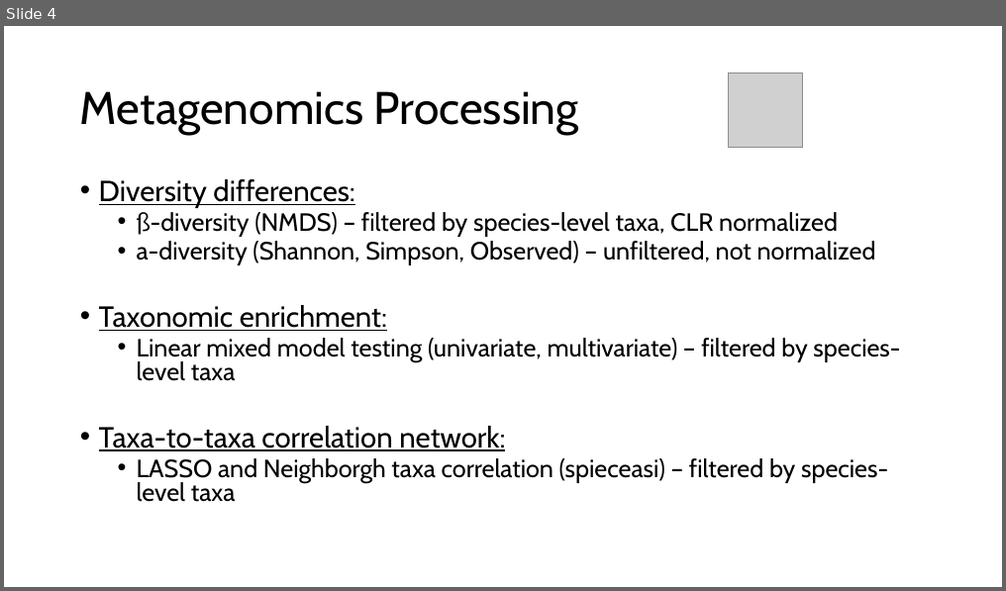
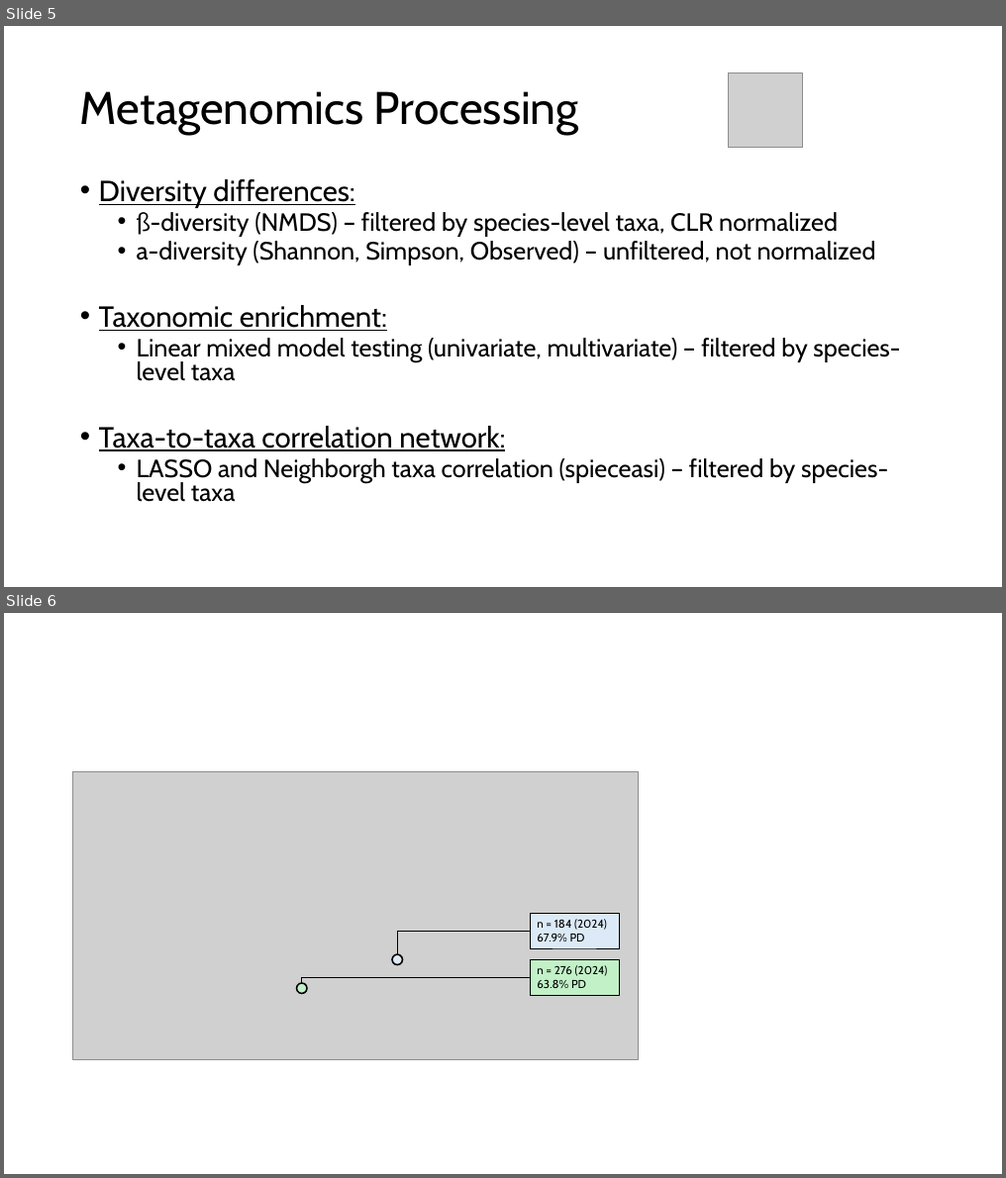
Before and after one commit to dcm9123/MIGUT, a slide deck: PD_update_june_2_2026.pptx. Shown one above the other, each under a label of ours: slide 4 before the commit, slides 5 and 6 after it. The pictures are 1006x591 and 1006x1178 pixels, drawn with LibreOffice and Linux fonts; fonts in the diff are those of the drawing; grey boxes stand for pictures. Boxes give left, top, right and bottom in pixels: in the first picture for what was removed or moved away, otherwise in the second. Text is boxed around its words. In the diff, an @@ line names an element or a change of style, - is before the commit and + after.

```diff
--- a/PD_update_june_2_2026.pptx
+++ b/PD_update_june_2_2026.pptx
@@ slide 6 added at (4,613,1002,1174), background #FFFFFF @@
@@ picture added at (73,771,638,1059) @@
@@ elbow line added from (397, 956) to (530, 931), #000000 0.75 pt @@
@@ rectangle added at (530,913,619,949), fill #DCEAF7, outline #000000 0.5 pt, 11 pt, text #000000 @@
+n = 184 (2024)
+67.9% PD
@@ ellipse added at (392,956,403,965), fill #DCEAF7, outline #000000 1.5 pt @@
@@ rectangle added at (530,959,619,995), fill #C2F1C8, outline #000000 0.5 pt, 11 pt, text #000000 @@
+n = 276 (2024)
+63.8% PD
@@ ellipse added at (297,983,307,994), fill #C2F1C8, outline #000000 1.5 pt @@
@@ elbow line added from (302, 983) to (530, 977), #000000 0.75 pt @@
@@ what was slide 4 is now slide 5 @@
```
Also in this commit, not shown: 7 other slides added, 4 other files.
